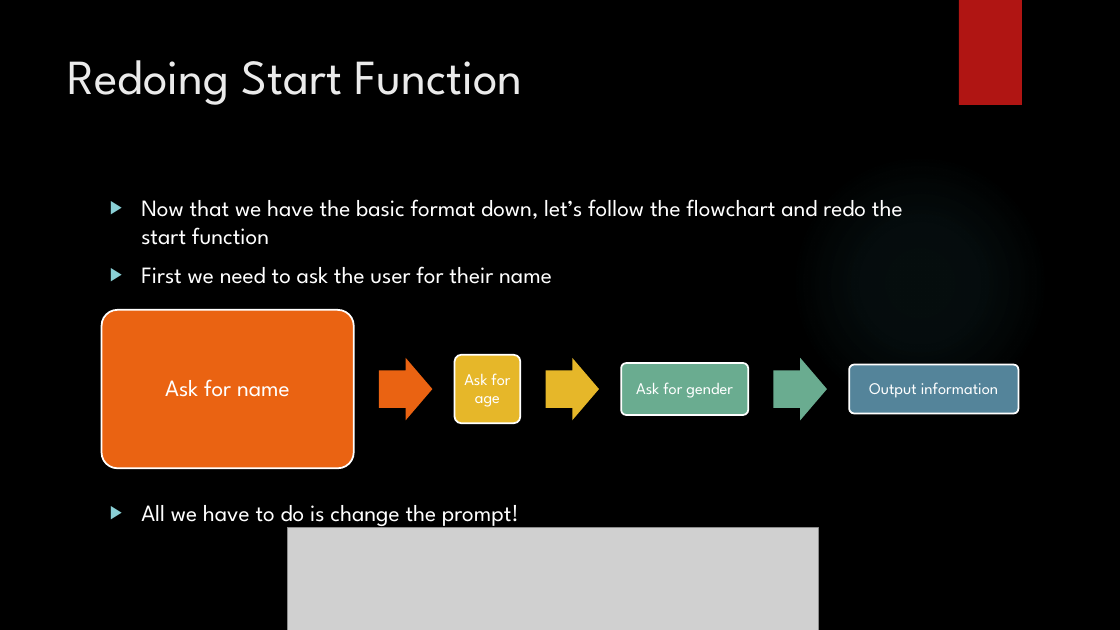
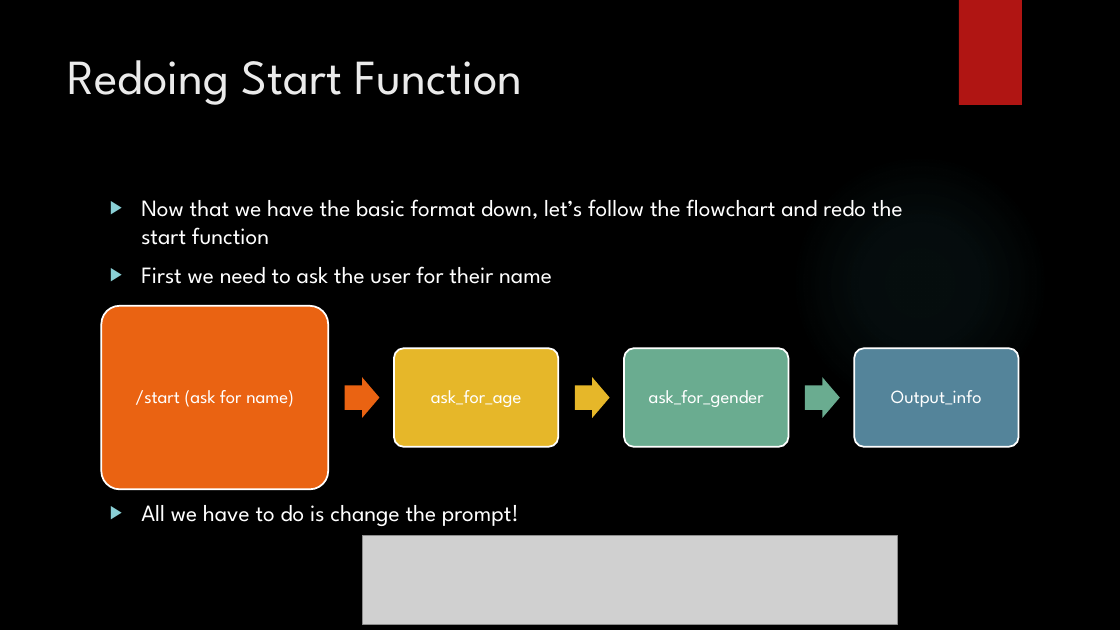
Before and after one commit to siddbose97/Telegram_Workshop, a slide deck: slide 58 of Second Python Course.pptx (slide 61 before the commit). Drawn at 1120x630 pixels with LibreOffice and Linux fonts; fonts in the diff are those of the drawing; grey boxes stand for pictures; background and template pictures are left out. Boxes give left, top, right and bottom in pixels: in the first picture for what was removed or moved away, otherwise in the second. Text is boxed around its words. In the diff, an @@ line names an element or a change of style, - is before the commit and + after.

```diff
--- a/Second Python Course.pptx
+++ b/Second Python Course.pptx
@@ rounded rectangle: place and size @@
-rounded rectangle at bbox=[102, 310, 354, 469]
+rounded rectangle at bbox=[102, 306, 329, 489]
@@ rounded rectangle: place and size @@
-rounded rectangle at bbox=[455, 355, 520, 423]
+rounded rectangle at bbox=[394, 349, 559, 447]
@@ rounded rectangle: place and size @@
-rounded rectangle at bbox=[621, 363, 748, 415]
+rounded rectangle at bbox=[624, 349, 789, 447]
@@ rounded rectangle: place and size @@
-rounded rectangle at bbox=[849, 365, 1019, 413]
+rounded rectangle at bbox=[854, 349, 1019, 447]
@@ right arrow: place and size @@
-right arrow at bbox=[379, 358, 433, 420]
+right arrow at bbox=[344, 377, 379, 418]
@@ right arrow: place and size @@
-right arrow at bbox=[545, 358, 599, 420]
+right arrow at bbox=[575, 377, 609, 418]
@@ right arrow: place and size @@
-right arrow at bbox=[774, 358, 828, 420]
+right arrow at bbox=[805, 377, 839, 418]
@@ text at bbox=[135, 390, 294, 407]: text changed; size 20 to 16 pt @@
-Ask for name
+/start (ask for name)
@@ text at bbox=[431, 390, 521, 407]: text changed; size 14 to 16 pt @@
-Ask for age
+ask_for_age
@@ text at bbox=[649, 390, 764, 407]: text changed; size 14 to 16 pt @@
-Ask for gender
+ask_for_gender
@@ text at bbox=[891, 390, 982, 407]: text changed; size 14 to 16 pt @@
-Output information
+Output_info
@@ picture: place and size @@
-picture at bbox=[288, 528, 818, 630]
+picture at bbox=[362, 535, 897, 624]
```
Also in this commit, not shown: 29 other slides changed, 1 slide added, 8 slides removed, 3 other files.
